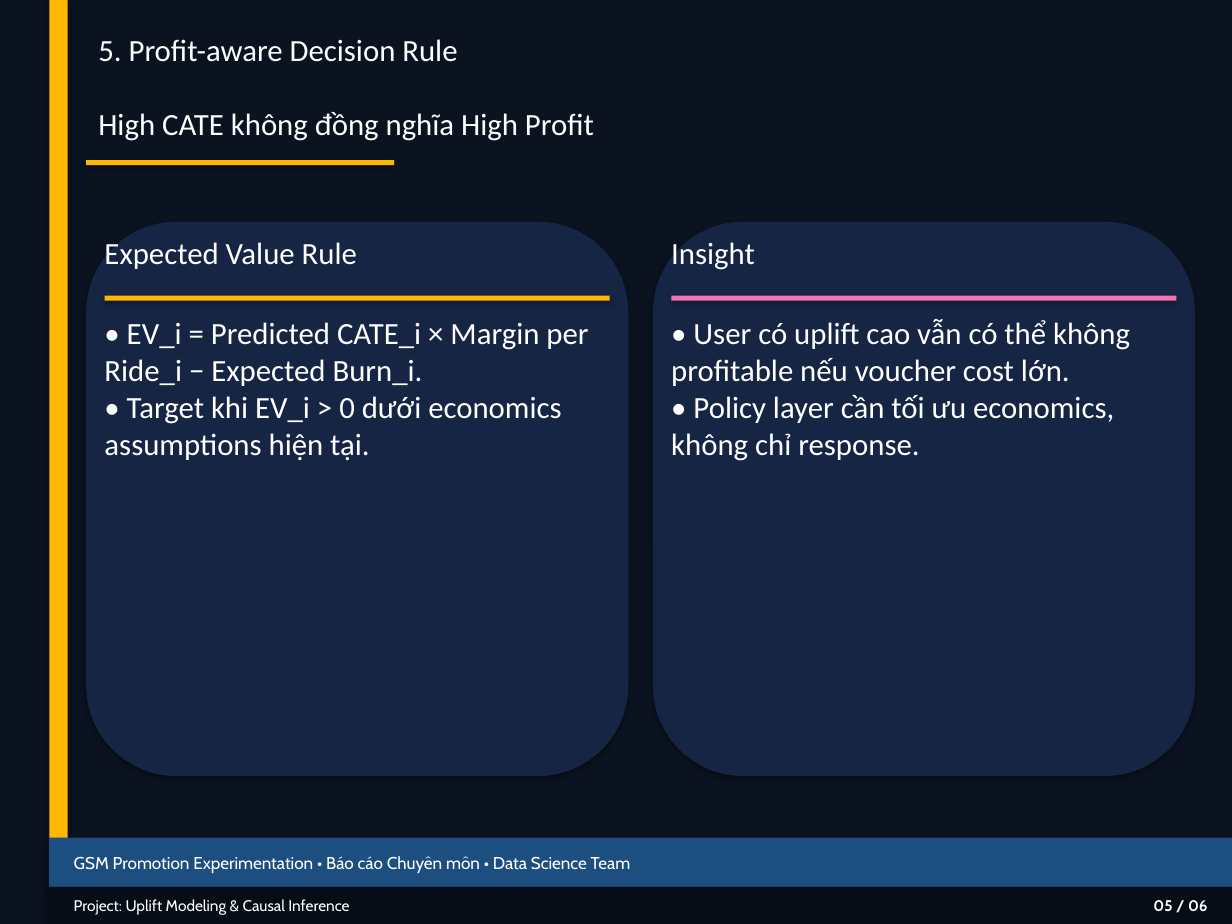
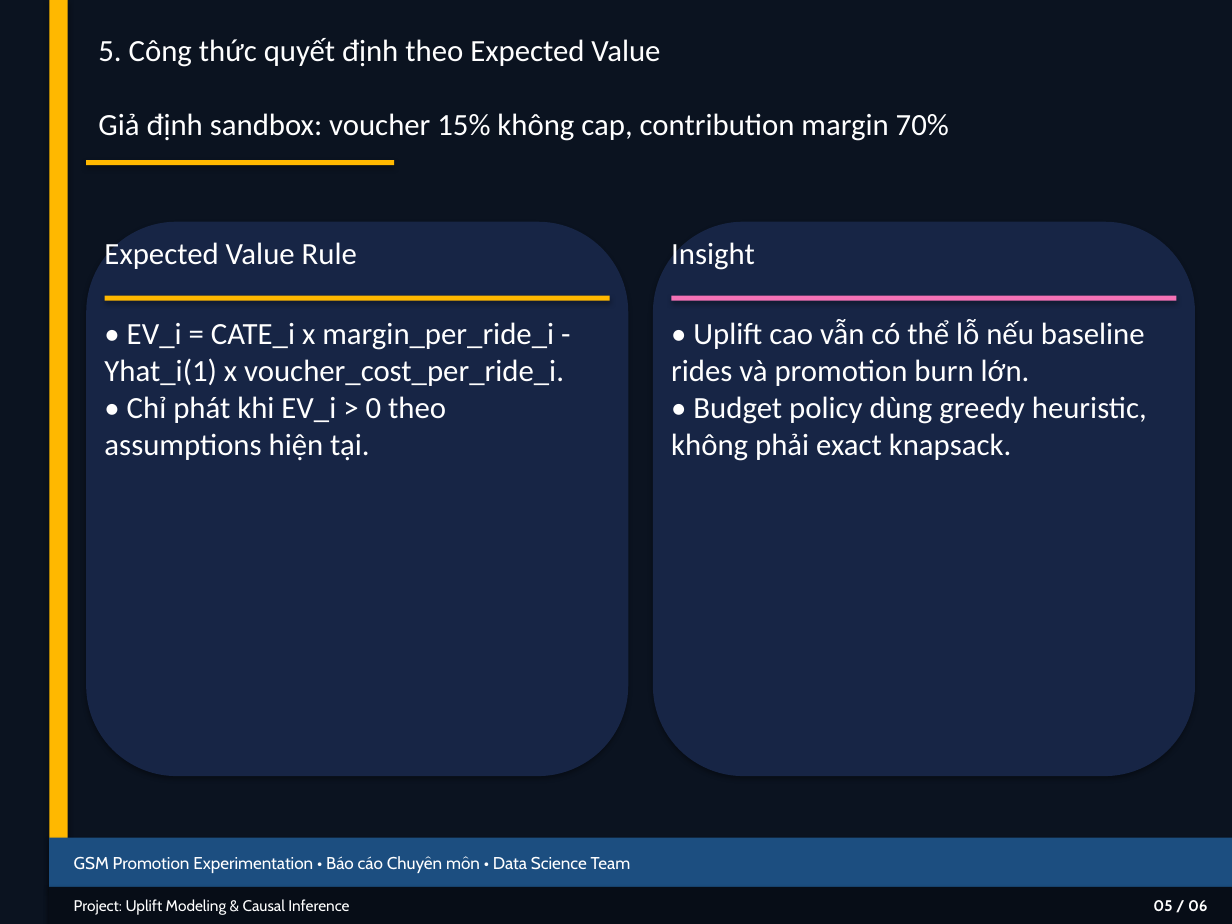
Before and after one commit to thaibuivan/GSM-promotion-experimentation, a slide deck: slide 6 of docs/Week5_Uplift_Modeling_Summary.pptx. Drawn at 1232x924 pixels with LibreOffice and Linux fonts; fonts in the diff are those of the drawing. Boxes give left, top, right and bottom in pixels: in the first picture for what was removed or moved away, otherwise in the second. Text is boxed around its words. In the diff, an @@ line names an element or a change of style, - is before the commit and + after.

```diff
--- a/docs/Week5_Uplift_Modeling_Summary.pptx
+++ b/docs/Week5_Uplift_Modeling_Summary.pptx
@@ text at <box>98,38,660,67</box>: text changed @@
-5. Profit-aware Decision Rule
+5. Công thức quyết định theo Expected Value
@@ text at <box>98,113,949,141</box>: text changed @@
-High CATE không đồng nghĩa High Profit
+Giả định sandbox: voucher 15% không cap, contribution margin 70%
@@ text at <box>104,322,564,461</box>: text changed @@
-• EV_i = Predicted CATE_i × Margin per Ride_i − Expected Burn_i.
-• Target khi EV_i > 0 dưới economics assumptions hiện tại.
+• EV_i = CATE_i x margin_per_ride_i - Yhat_i(1) x voucher_cost_per_ride_i.
+• Chỉ phát khi EV_i > 0 theo assumptions hiện tại.
@@ text at <box>671,319,1147,461</box>: text changed @@
-• User có uplift cao vẫn có thể không profitable nếu voucher cost lớn.
-• Policy layer cần tối ưu economics, không chỉ response.
+• Uplift cao vẫn có thể lỗ nếu baseline rides và promotion burn lớn.
+• Budget policy dùng greedy heuristic, không phải exact knapsack.
```
Also in this commit, not shown: 4 other slides changed, 5 other files.
